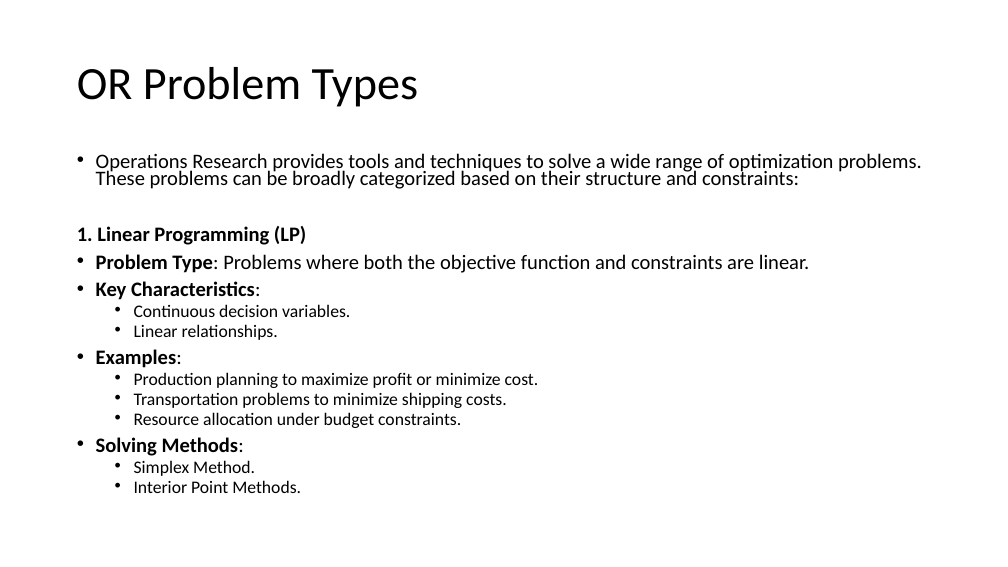
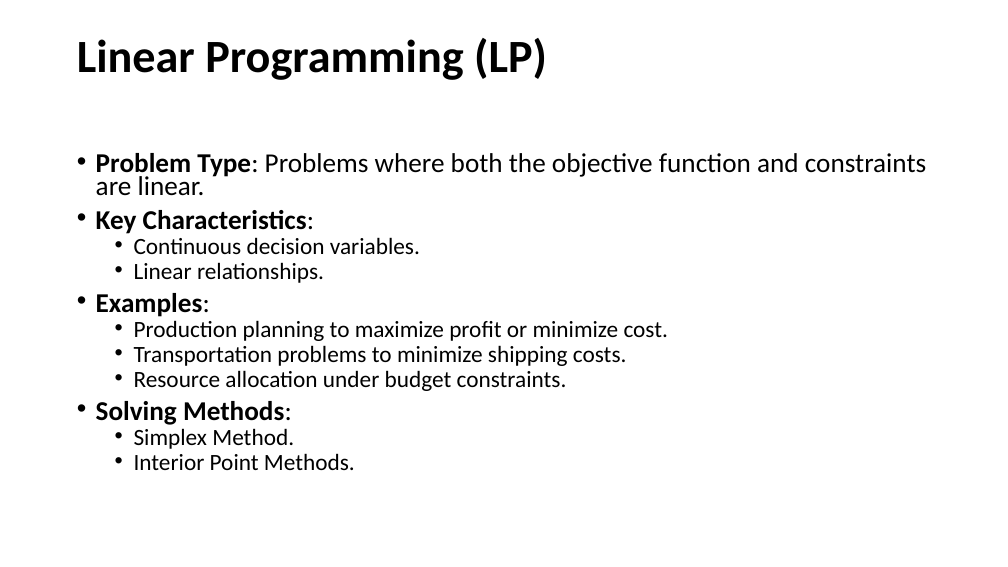
Before and after one commit to basudev2016/OperationResearch, a slide deck: slide 31 of OR.pptx (slide 7 before the commit). Drawn at 1008x567 pixels with LibreOffice and Linux fonts; fonts in the diff are those of the drawing. Boxes give left, top, right and bottom in pixels: in the first picture for what was removed or moved away, otherwise in the second. Text is boxed around its words. In the diff, an @@ line names an element or a change of style, - is before the commit and + after.

Commit message:
added minimization problem

```diff
--- a/OR.pptx
+++ b/OR.pptx
@@ title at [77,38,547,80]: text changed; bold on @@
-OR Problem Types
+Linear Programming (LP)
@@ text "Problem Type: Problems where both ..." at [96,153,926,470]: size 19.6 to 25.9 pt in "Problem Type: Problems where both the objective ...", "Key Characteristics:", "Examples:", "Solving Methods:"; size 16.8 to 22.2 pt in "Continuous decision variables.", "Linear relationships.", "Production planning to maximize profit or minimize ...", "Transportation problems to minimize shipping costs." and 3 more places @@
@@ text at [77,153,922,245]: paragraphs removed @@
-• Operations Research provides tools and techniques to solve a wide range of optimization problems. These problems can be broadly categorized based on their structure and constraints:
-1. Linear Programming (LP)
```
Also in this commit, not shown: 1 other slide changed, 9 slides added, 1 slide removed, 1 other file.
